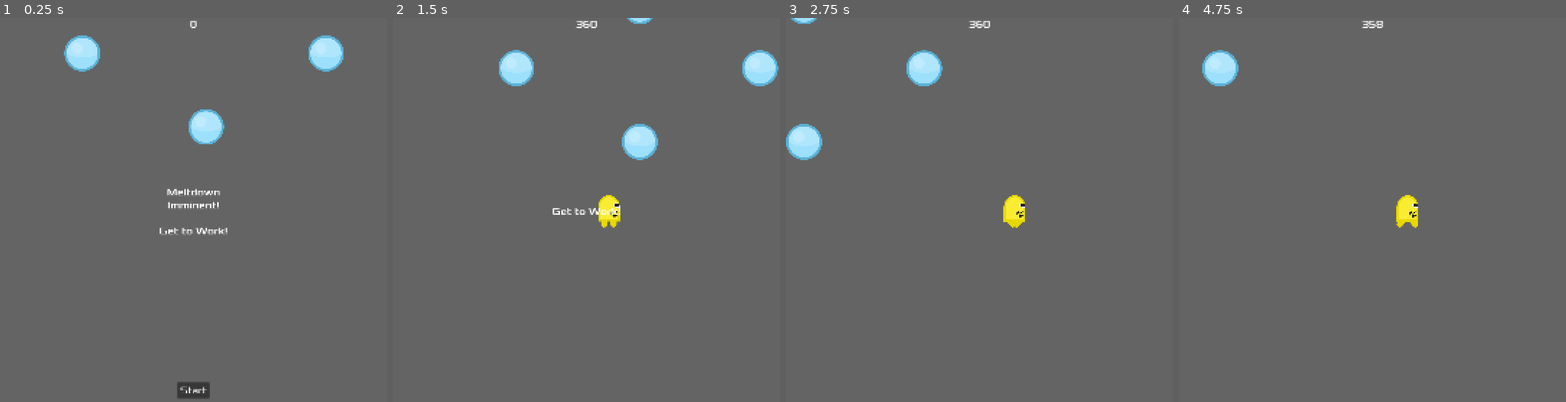
Above: before the commit, frames 1-4 (left to right).
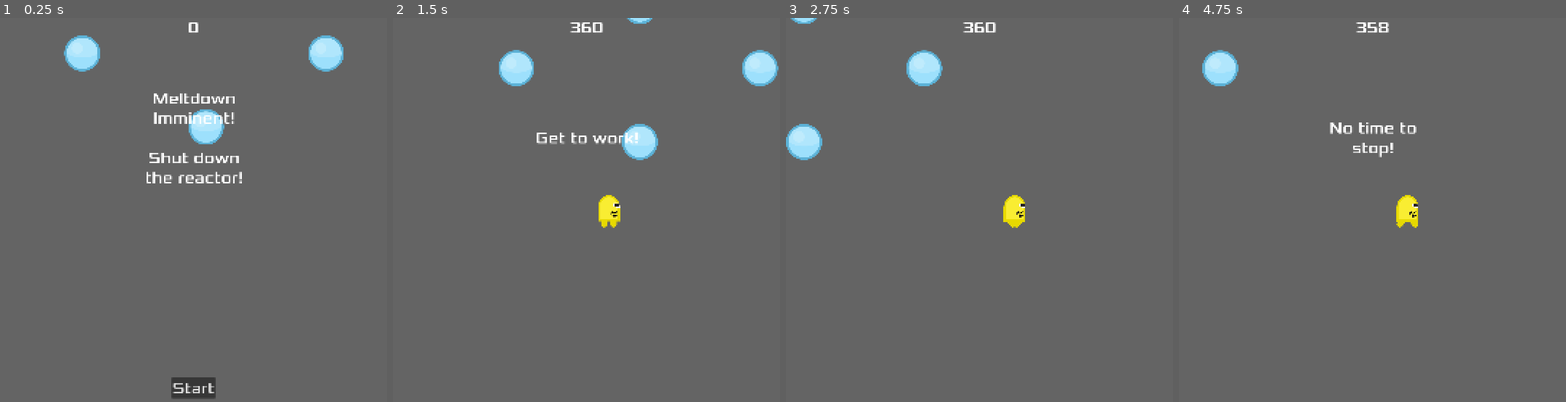
Above: after the commit, the same moments.

Repository: zabuuq/imminent-meltdown
Game: Godot game, scene res://game.tscn
The game is run twice, just before and just after one commit, with the same random seed, the same clock (stepped at 60 frames per second) and the same inputs.
Inputs:
- Up to frame 1 (0.25 s): no input
- Up to frame 2 (1.5 s): click "Start" at 0.5 s; tap Enter (ui_accept) at 1.25 s; hold Right (move_right) from 1.28 s (still down)
- Up to frame 3 (2.75 s): keep holding Right (move_right); tap Enter (ui_accept) at 1.52, 2.27 s
- Up to frame 4 (4.75 s): release Right (move_right) at 2.78 s; hold Left (move_left) 2.78-3.53 s; hold Right (move_right) from 3.53 s (still down); tap Enter (ui_accept) at 3.77, 4.52 s

The runs differ from the first frame. In frame 1, 2.0% of the frame differs, in the area x 37-63%, y 0-100%; in frame 2, 0.7%; in frame 3, 0.2%; in frame 4, 0.6%.

Commit message:
Motion, text, mob animation
Player now reverses direction without slowing down when contacts wall or edge of map. Mob walking animation always on. Added additional text at start.

Diff:
--- a/hud.tscn
+++ b/hud.tscn
@@ -12,7 +12,7 @@
 offset_bottom = 78.0
 grow_horizontal = 2
 theme_override_fonts/font = ExtResource("2_8sq4i")
-theme_override_font_sizes/font_size = 64
+theme_override_font_sizes/font_size = 100
 text = "0"
 horizontal_alignment = 1
 vertical_alignment = 1
@@ -20,23 +20,23 @@
 metadata/_edit_group_ = true
 
 [node name="Message" type="Label" parent="." unique_id=1268192100]
-anchors_preset = 8
-anchor_left = 0.5
-anchor_top = 0.5
-anchor_right = 0.5
-anchor_bottom = 0.5
+anchors_preset = -1
+anchor_left = 0.44041666
+anchor_top = 0.439375
+anchor_right = 0.5629167
+anchor_bottom = 0.560625
 offset_left = -240.0
-offset_top = -37.5
+offset_top = -617.0
 offset_right = 240.0
-offset_bottom = 37.5
+offset_bottom = -296.0
 grow_horizontal = 2
 grow_vertical = 2
 theme_override_fonts/font = ExtResource("2_8sq4i")
-theme_override_font_sizes/font_size = 64
+theme_override_font_sizes/font_size = 100
 text = "Meltdown
 Imminent!
 
-Get to Work!"
+Shut down the reactor!"
 horizontal_alignment = 1
 vertical_alignment = 1
 autowrap_mode = 2
@@ -56,7 +56,7 @@
 grow_horizontal = 2
 grow_vertical = 0
 theme_override_fonts/font = ExtResource("2_8sq4i")
-theme_override_font_sizes/font_size = 64
+theme_override_font_sizes/font_size = 100
 text = "Start"
 metadata/_edit_use_anchors_ = true
 metadata/_edit_group_ = true
--- a/main.gd
+++ b/main.gd
@@ -23,7 +23,7 @@
 	$Player.start($StartPosition.position)
 	$StartTimer.start()
 	$HUD.update_score(score)
-	$HUD.show_message("Get to Work!")
+	$HUD.show_message("Get to work!")
 	get_tree().call_group("mobs", "queue_free")
 	$Music.play()
 
@@ -35,6 +35,10 @@
 	score -= 1
 	$HUD.update_score(score)
 
+	if score != 359:
+		$HUD.show_message("No time to stop!")
+	if score != 358:
+		$HUD.show_message("")
 	if score <= 0:
 		game_over()
 
--- a/player.gd
+++ b/player.gd
@@ -42,6 +42,14 @@
 
 	position += velocity * delta
 	position = position.clamp(Vector2.ZERO, screen_size)
+	if position.x >= 2400:
+		velocity = -velocity
+	if position.x <= 0:
+		velocity = -velocity
+	if position.y >= 2400:
+		velocity = -velocity
+	if position.y <= 0:
+		velocity = -velocity
 
 #	# Never flip the sprite vertically
 	$AnimatedSprite2D.flip_v = false
@@ -60,11 +68,13 @@
 	if _body.is_in_group("hazard"):
 		hide()
 		hit.emit()
+		velocity = Vector2.ZERO
 		$CollisionShape2D.set_deferred("disabled", true)
 	elif _body.is_in_group("wall"):
 		# Push player back (simple wall behavior)
-		position -= velocity * 0.1
-		velocity = Vector2.ZERO
+		#position -= velocity * 0.01
+		#velocity = Vector2.ZERO
+		velocity = -velocity
 	elif _body.is_in_group("ball"):
 		pass
 
--- a/radioactive_worker.gd
+++ b/radioactive_worker.gd
@@ -11,13 +11,22 @@
 
 # Called every frame. 'delta' is the elapsed time since the previous frame.
 func _process(delta: float):
-	if velocity.length() > 0:
-		velocity = velocity.normalized() * speed
-		$AnimatedSprite2D.play()
-	else:
-		$AnimatedSprite2D.stop()
+	$AnimatedSprite2D.play()
+#	if velocity.length() > 0:
+#		velocity = velocity.normalized() * speed
+#		$AnimatedSprite2D.play()
+#	else:
+#		$AnimatedSprite2D.stop()
 
 	position += velocity * delta
+	if position.x >= 2400:
+		queue_free()
+	if position.x <= 0:
+		queue_free()
+	if position.y >= 2400:
+		queue_free()
+	if position.y <= 0:
+		queue_free()
 	#position = position.clamp(Vector2.ZERO, screen_size)
 
 #	# Never flip the sprite vertically
